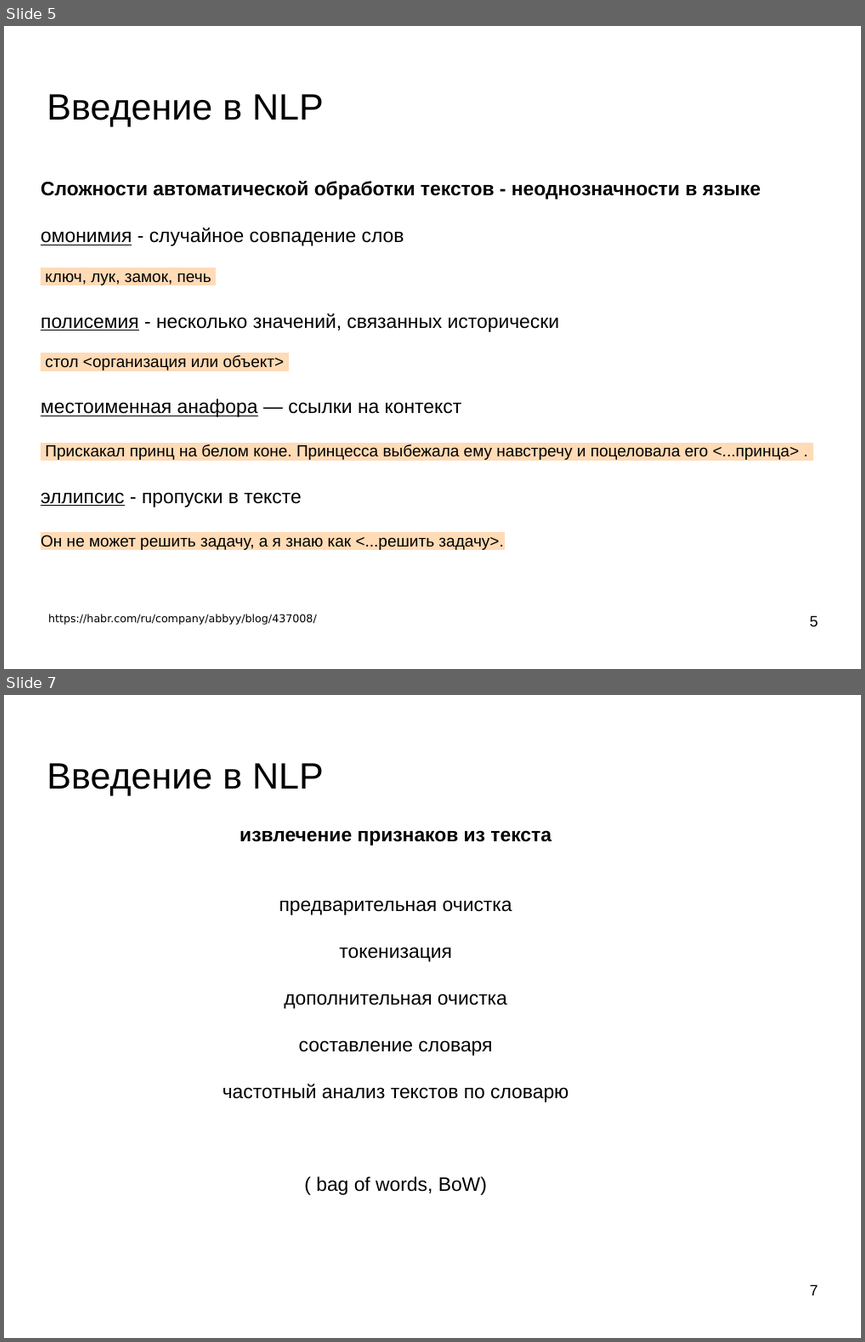
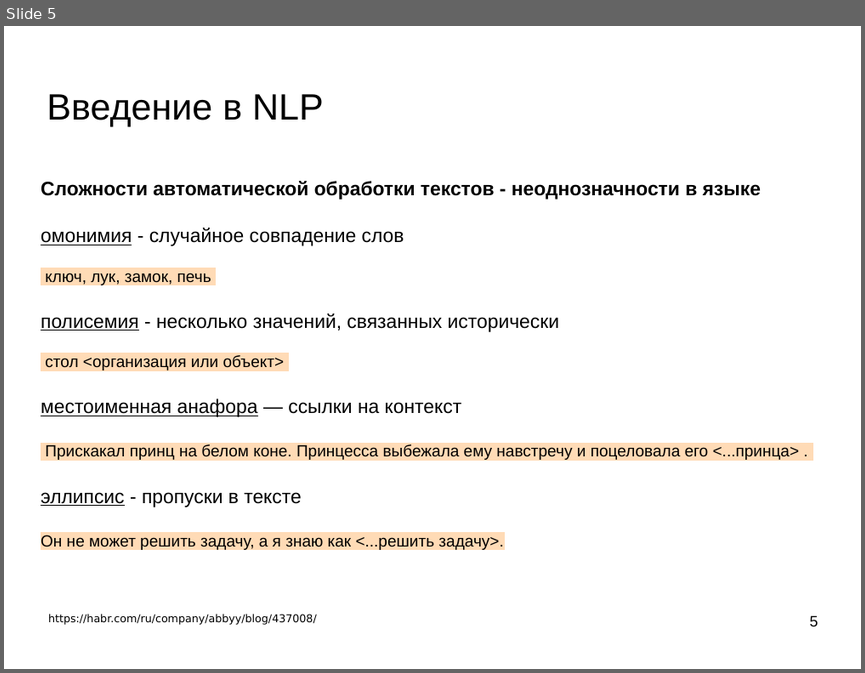
Before and after one commit to mechanoid5/ml_nlp_2022, a slide deck: 01-intro.odp. Shown one above the other, each under a label of ours: slides 5 and 7 before the commit, slide 5 after it; the slides between them are not shown. The pictures are 865x1342 and 865x673 pixels, drawn with LibreOffice and Linux fonts; fonts in the diff are those of the drawing; background and template pictures are left out. Boxes give left, top, right and bottom in pixels: in the first picture for what was removed or moved away, otherwise in the second. Text is boxed around its words. In the diff, an @@ line names an element or a change of style, - is before the commit and + after.

```diff
--- a/01-intro.odp
+++ b/01-intro.odp
@@ slide 7 removed at <box>4,695,861,1338</box>, background picture (left out) @@
@@ title removed at <box>46,763,324,796</box> @@
-Введение в NLP
@@ text removed at <box>222,830,568,1195</box> @@
-извлечение признаков из текста
-предварительная очистка
-токенизация
-дополнительная очистка
-составление словаря
-частотный анализ текстов по словарю
-( bag of words, BoW)
@@ page number removed at <box>810,1284,818,1295</box> @@
-7
```
Also in this commit, not shown: 1 slide changed, 2 slides added, 1 other slide removed, 15 other files.
